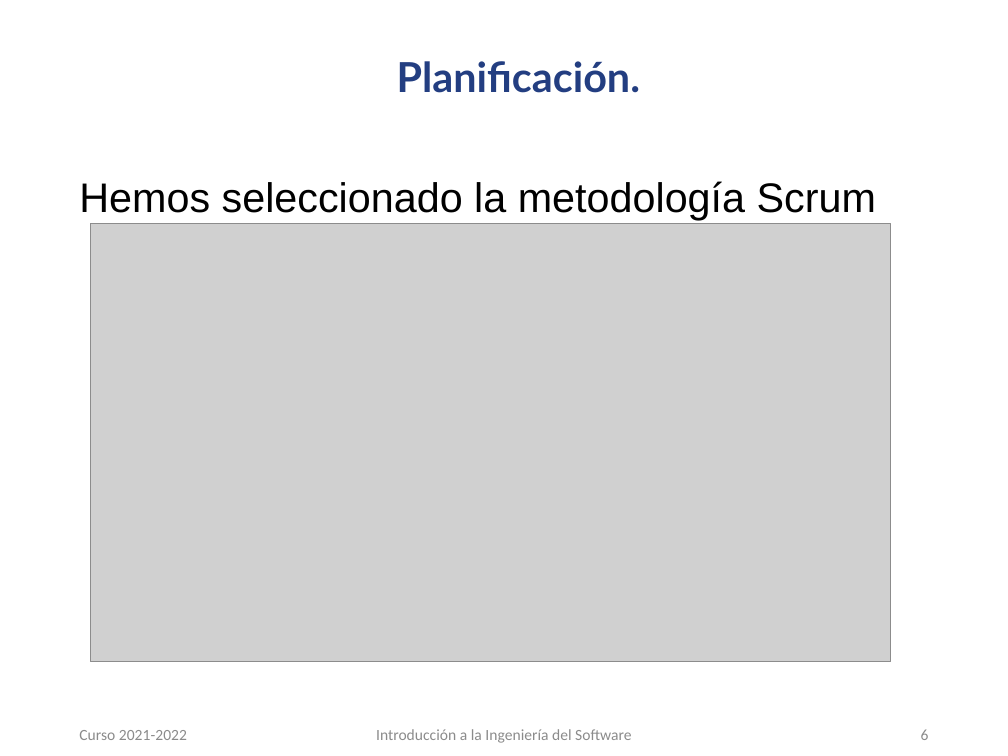
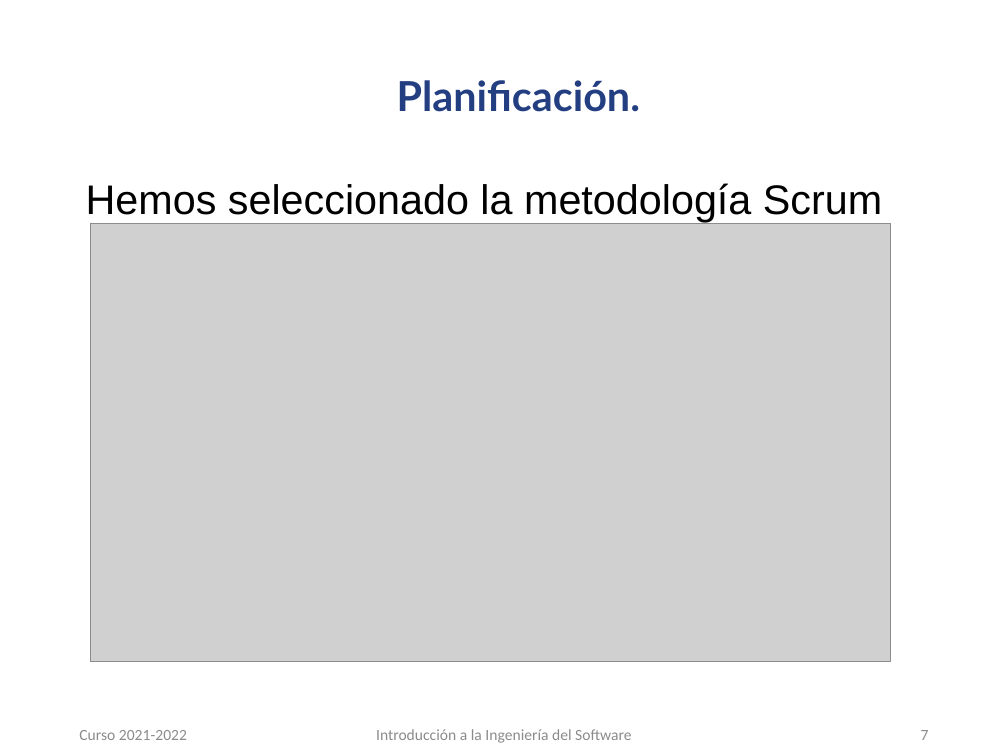
Before and after one commit to carloscmor/PRIMERA_FILA, a slide deck: slide 7 of PFentertainment_presentación.pptx (slide 6 before the commit). Drawn at 1008x756 pixels with LibreOffice and Linux fonts; fonts in the diff are those of the drawing; grey boxes stand for pictures; background and template pictures are left out. Boxes give left, top, right and bottom in pixels: in the first picture for what was removed or moved away, otherwise in the second. Text is boxed around its words. In the diff, an @@ line names an element or a change of style, - is before the commit and + after.

```diff
--- a/PFentertainment_presentación.pptx
+++ b/PFentertainment_presentación.pptx
@@ title "Planificación.": place and size @@
-title "Planificación." at box(397, 61, 640, 93)
+title "Planificación." at box(397, 80, 640, 112)
@@ text "Hemos seleccionado la metodología Scrum": place and size @@
-text "Hemos seleccionado la metodología Scrum" at box(79, 181, 876, 220)
+text "Hemos seleccionado la metodología Scrum" at box(86, 183, 882, 222)
@@ page number at box(921, 730, 929, 740): text changed @@
-6
+7
```
Also in this commit, not shown: 9 other slides changed, 11 slides added.
